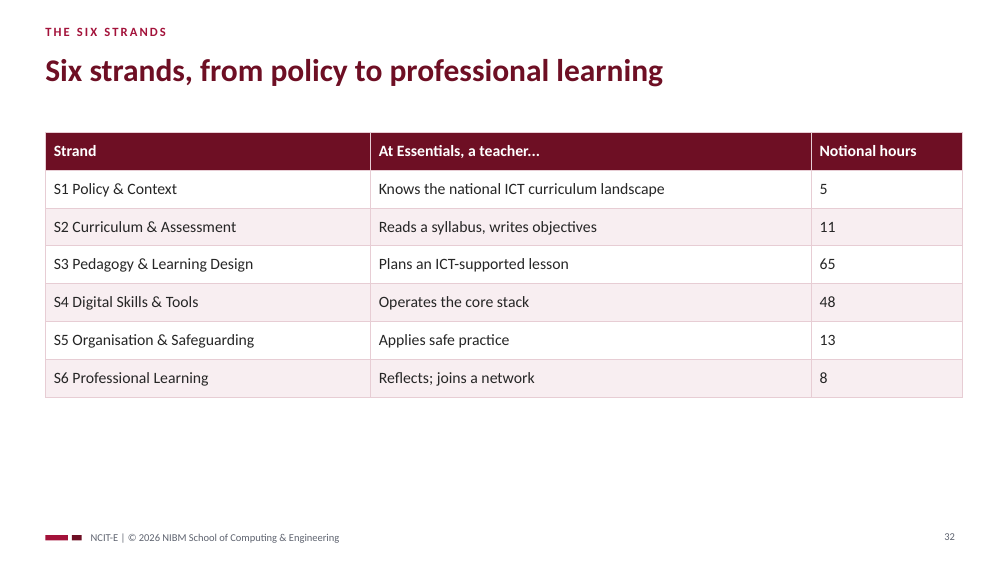
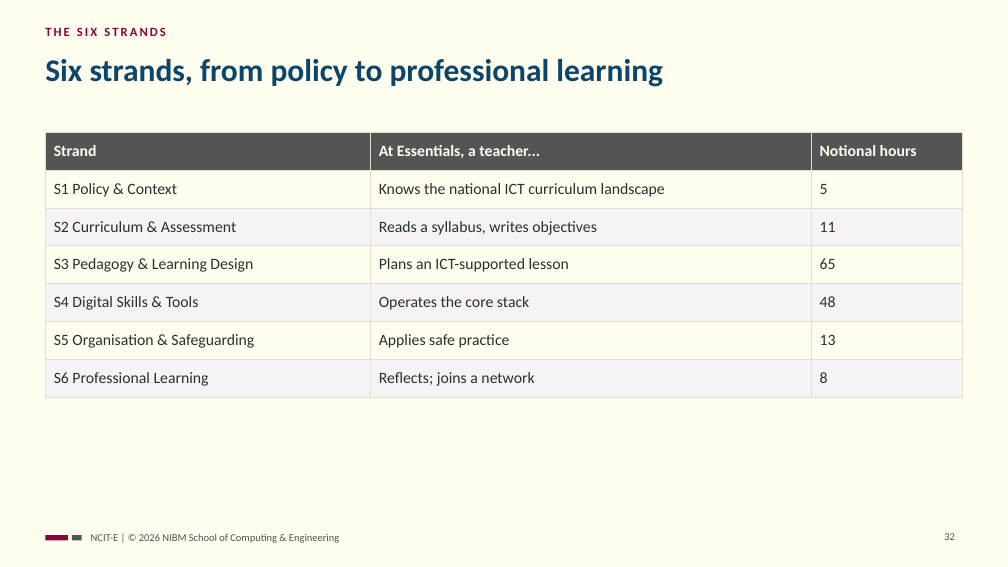
Before and after one commit to NIBM-SOCE/NCIT-E, a slide deck: slide 32 of sessions/s01/slides/ncit-e-s01-orientation.pptx. Drawn at 1008x567 pixels with LibreOffice and Linux fonts; fonts in the diff are those of the drawing. Boxes give left, top, right and bottom in pixels: in the first picture for what was removed or moved away, otherwise in the second. Text is boxed around its words. In the diff, an @@ line names an element or a change of style, - is before the commit and + after.

```diff
--- a/sessions/s01/slides/ncit-e-s01-orientation.pptx
+++ b/sessions/s01/slides/ncit-e-s01-orientation.pptx
@@ background #FFFFFF to #FFFDEE @@
@@ text "THE SIX STRANDS" at <box>45,27,166,36</box>: text colour #A3123A to #8C013C @@
@@ title "Six strands, from policy to ..." at <box>45,59,663,87</box>: text colour #6E0F24 to #0A466B @@
@@ table at <box>45,132,963,390</box> @@
@@ fill #6E0F24 to #545454 in row 1 @@
@@ fill #FFFFFF to #FFFDEE in 9 cells @@
@@ fill #F8EEF1 to #F5F3F5 in 9 cells @@
@@ text colour #FFFFFF to #FFFDEE in "Strand", "At Essentials, a teacher...", "Notional hours" @@
@@ text colour #262626 to #263232 in "S1 Policy & Context", "Knows the national ICT curriculum landscape", "5", "S2 Curriculum & Assessment" and 14 more places @@
@@ borders changed @@
@@ rectangle at <box>45,535,68,541</box>: fill #A3123A to #8C013C @@
@@ rectangle at <box>72,535,82,541</box>: fill #6E0F24 to #545454 @@
@@ text "NCIT-E | © 2026 NIBM ..." at <box>91,534,339,543</box>: text colour #5F6470 to #545454 @@
@@ page number at <box>944,533,955,540</box>: text colour #5F6470 to #545454 @@
```
Also in this commit, not shown: 34 other slides changed, 30 other files.
